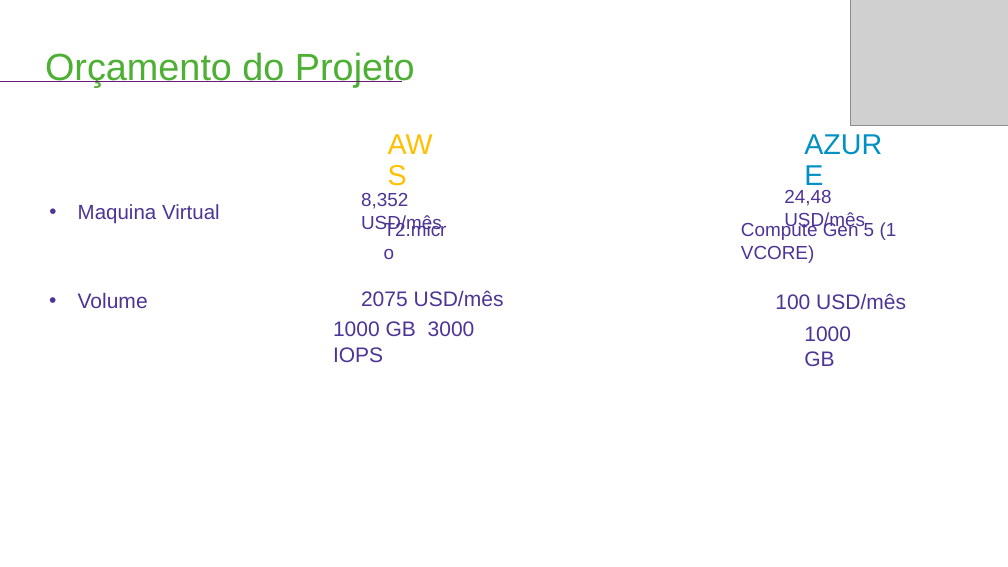
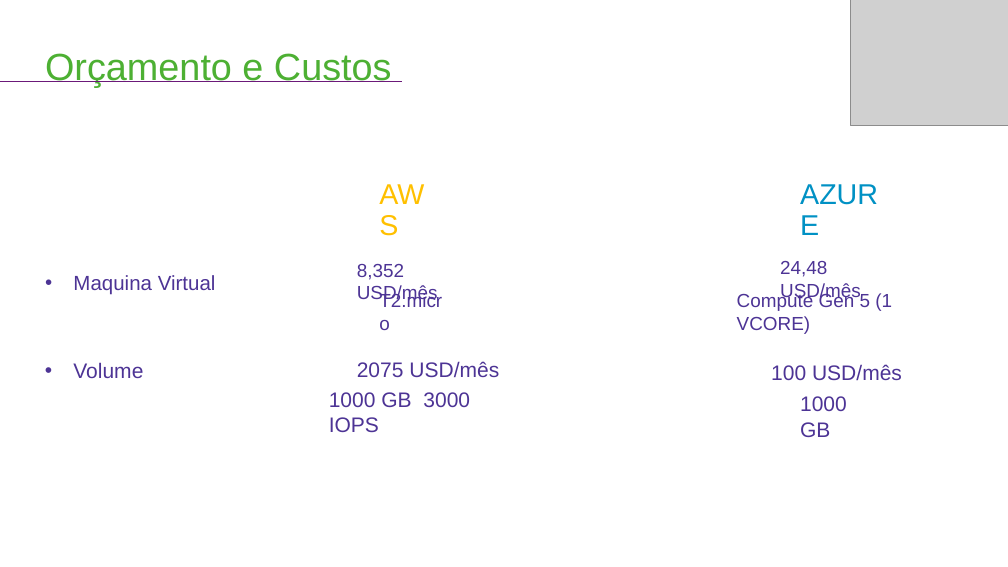
Before and after one commit to GVRO1/curso-angular, a slide deck: slide 11 of documentacao/Apresentações/Sprint 3.pptx (slide 7 before the commit). Drawn at 1008x567 pixels with LibreOffice and Linux fonts; fonts in the diff are those of the drawing; grey boxes stand for pictures. Boxes give left, top, right and bottom in pixels: in the first picture for what was removed or moved away, otherwise in the second. Text is boxed around its words. In the diff, an @@ line names an element or a change of style, - is before the commit and + after.

```diff
--- a/documentacao/Apresentações/Sprint 3.pptx
+++ b/documentacao/Apresentações/Sprint 3.pptx
@@ title at box(45, 53, 392, 88): text changed @@
-Orçamento do Projeto
+Orçamento e Custos
@@ text "AWS": place and size @@
-text "AWS" at box(380, 129, 457, 192)
+text "AWS" at box(372, 180, 449, 243)
@@ text "AZURE": place and size @@
-text "AZURE" at box(797, 129, 899, 192)
+text "AZURE" at box(793, 180, 895, 243)
@@ 10 texts: place and size @@
-10 texts at box(78, 190, 906, 366)
+10 texts at box(73, 261, 902, 437)
```
Also in this commit, not shown: 4 other slides changed, 1 slide removed.
